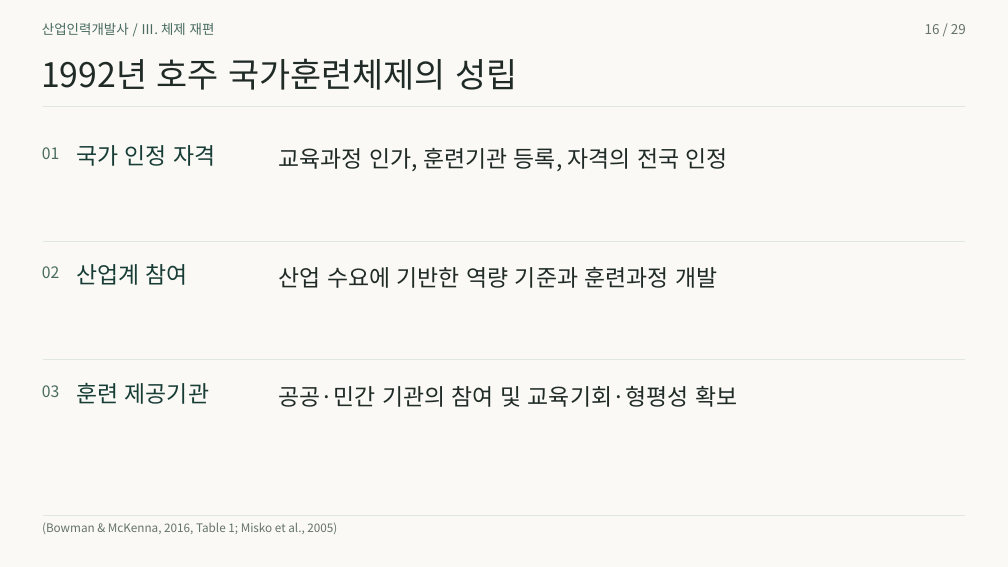
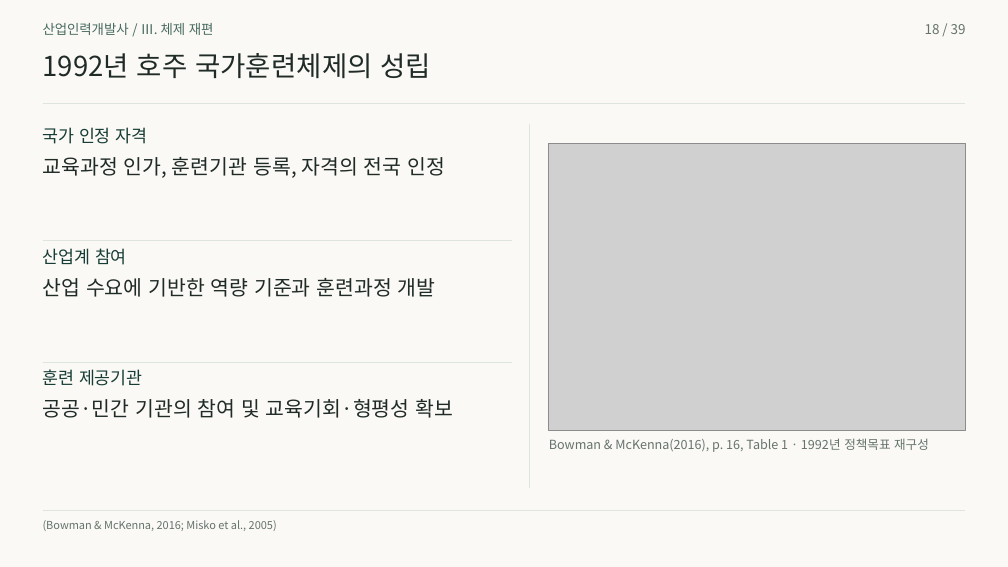
Before and after one commit to 01Chungee10/vet-history-rehearsal, a slide deck: slide 18 of au-cn-2026/presentation.pptx (slide 16 before the commit). Drawn at 1008x567 pixels with LibreOffice and Linux fonts; fonts in the diff are those of the drawing; grey boxes stand for pictures. Boxes give left, top, right and bottom in pixels: in the first picture for what was removed or moved away, otherwise in the second. Text is boxed around its words. In the diff, an @@ line names an element or a change of style, - is before the commit and + after.

```diff
--- a/au-cn-2026/presentation.pptx
+++ b/au-cn-2026/presentation.pptx
@@ text "산업인력개발사 / Ⅲ. 체제 재편" at box(43, 23, 214, 35): vertical alignment top to middle @@
@@ text removed at box(925, 24, 966, 34) @@
-16 / 29
@@ text added at box(925, 24, 966, 34), 12.8 pt, text #66736D @@
+18 / 39
@@ text "1992년 호주 국가훈련체제의 성립" at box(43, 53, 431, 78): size 32.2 to 26.2 pt; vertical alignment top to middle @@
@@ freeform shape removed at box(42, 107, 966, 107) @@
@@ line added from (42, 104) to (966, 104), #DDE5DD 1 pt @@
@@ text "국가 인정 자격": place and size @@
-text "국가 인정 자격" at box(76, 145, 215, 166)
+text "국가 인정 자격" at box(43, 127, 148, 144)
@@ text removed at box(42, 147, 59, 159) @@
-01
@@ line added from (530, 124) to (530, 488), #DDE5DD 1 pt @@
@@ picture added at box(549, 143, 966, 430) @@
@@ text "교육과정 인가, 훈련기관 등록, 자격의 ...": place and size @@
-text "교육과정 인가, 훈련기관 등록, 자격의 ..." at box(279, 148, 728, 171)
+text "교육과정 인가, 훈련기관 등록, 자격의 ..." at box(43, 157, 445, 178)
@@ size 21.8 to 16.5 pt; vertical alignment top to middle in 3 elements at box(43, 369, 143, 386), box(43, 127, 148, 144), box(43, 248, 127, 265) @@
@@ text "산업계 참여": place and size @@
-text "산업계 참여" at box(76, 264, 188, 285)
+text "산업계 참여" at box(43, 248, 127, 265)
@@ freeform shape removed at box(42, 241, 966, 242) @@
@@ text removed at box(42, 266, 59, 278) @@
-02
@@ text "산업 수요에 기반한 역량 기준과 ...": place and size @@
-text "산업 수요에 기반한 역량 기준과 ..." at box(279, 267, 717, 288)
+text "산업 수요에 기반한 역량 기준과 ..." at box(43, 278, 436, 297)
@@ text "훈련 제공기관": place and size @@
-text "훈련 제공기관" at box(76, 383, 209, 404)
+text "훈련 제공기관" at box(43, 369, 143, 386)
@@ freeform shape removed at box(42, 360, 966, 361) @@
@@ text removed at box(42, 385, 59, 397) @@
-03
@@ line added from (42, 362) to (512, 362), #DDE5DD 1 pt @@
@@ size 21.8 to 19.5 pt; vertical alignment top to middle in 3 elements at box(43, 278, 436, 297), box(43, 157, 445, 178), box(43, 399, 453, 418) @@
@@ text "공공·민간 기관의 참여 및 교육기회·형평성 ...": place and size @@
-text "공공·민간 기관의 참여 및 교육기회·형평성 ..." at box(279, 386, 737, 407)
+text "공공·민간 기관의 참여 및 교육기회·형평성 ..." at box(43, 399, 453, 418)
@@ text added at box(549, 438, 929, 452), 12 pt, text #66736D @@
+Bowman & McKenna(2016), p. 16, Table 1 · 1992년 정책목표 재구성
@@ text "(Bowman & McKenna, 2016; Misko ..." at box(43, 520, 277, 531): vertical alignment top to middle @@
@@ freeform shape removed at box(42, 515, 966, 516) @@
@@ line added from (42, 510) to (966, 510), #DDE5DD 1 pt @@
@@ text at box(43, 520, 277, 531): text changed; size 11.2 to 10.5 pt @@
-(Bowman & McKenna, 2016, Table 1; Misko et al., 2005)
+(Bowman & McKenna, 2016; Misko et al., 2005)
```
Also in this commit, not shown: 27 other slides changed, 11 slides added, 1 slide removed, 43 other files.
